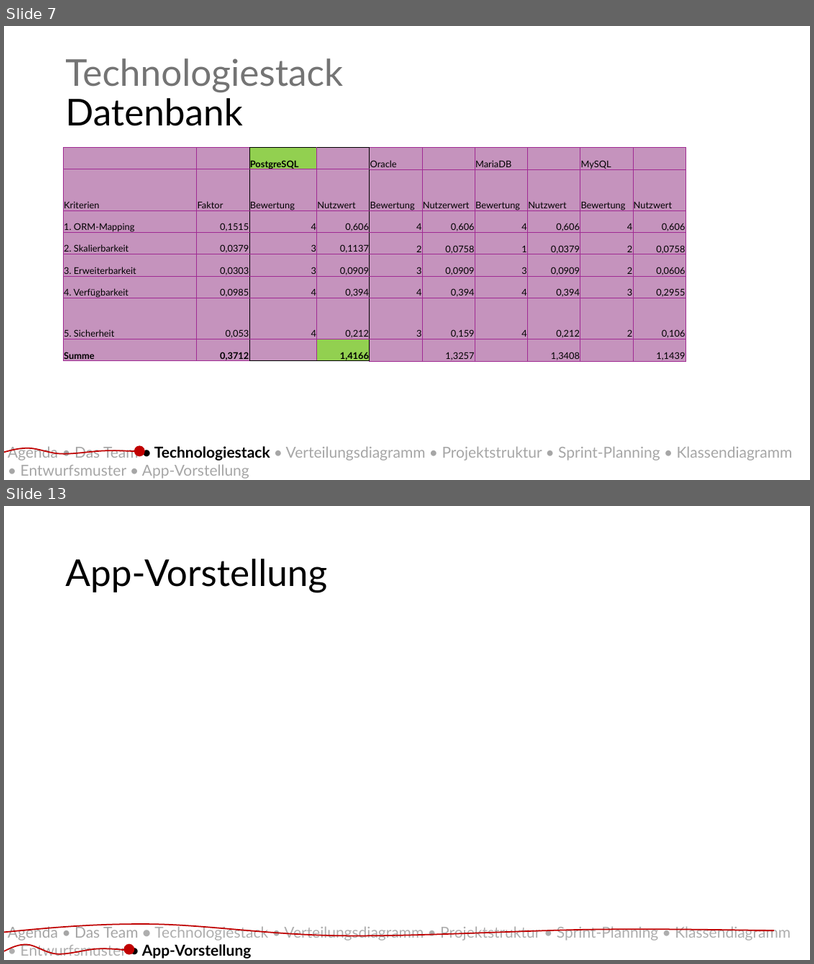
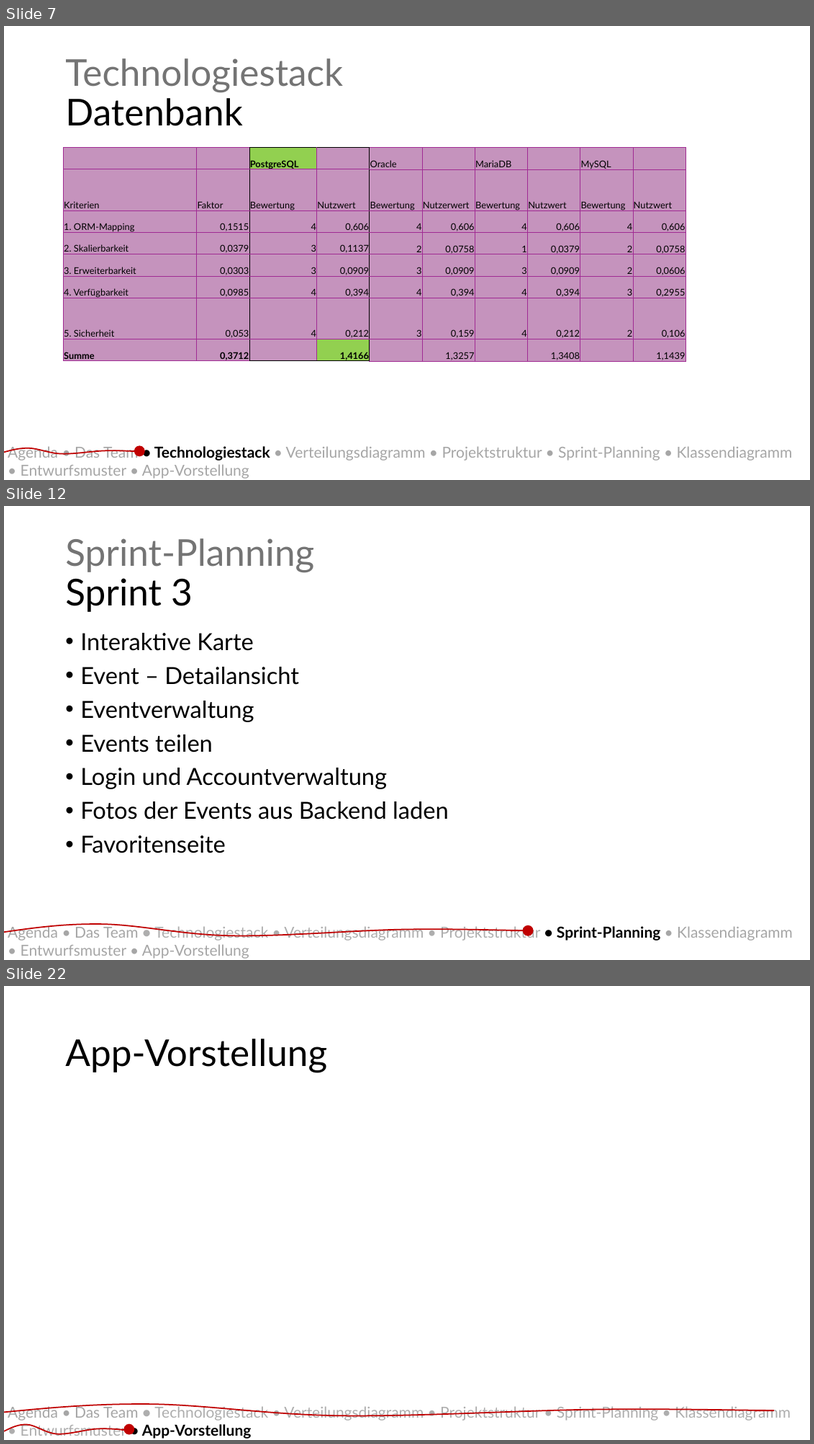
Before and after one commit to BenjaminBrxun/sonar, a slide deck: documentation/Präsentation_SWT2.pptm. Shown one above the other, each under a label of ours: slides 7 and 13 before the commit, slides 7, 12 and 22 after it; the slides between them are not shown. The pictures are 814x964 and 814x1444 pixels, drawn with LibreOffice and Linux fonts; fonts in the diff are those of the drawing. Boxes give left, top, right and bottom in pixels: in the first picture for what was removed or moved away, otherwise in the second. Text is boxed around its words. In the diff, an @@ line names an element or a change of style, - is before the commit and + after.

```diff
--- a/documentation/Präsentation_SWT2.pptm
+++ b/documentation/Präsentation_SWT2.pptm
@@ slide 12 added at [4,506,810,960], background #FFFFFF @@
@@ title added at [65,538,314,612], 44 pt, text #747474 @@
+Sprint-Planning
+Sprint 3
@@ text added at [80,633,449,853], 28 pt, text #000000 @@
+• Interaktive Karte
+• Event – Detailansicht
+• Eventverwaltung
+• Events teilen
+• Login und Accountverwaltung
+• Fotos der Events aus Backend laden
+• Favoritenseite
@@ freeform shape added at [4,924,524,936], outline #C00000 1.5 pt @@
@@ text added at [8,924,793,958], 18 pt, text #A6A6A6 @@
+Agenda • Das Team • Technologiestack • Verteilungsdiagramm • Projektstruktur • Sprint-Planning • Klassendiagramm
+• Entwurfsmuster • App-Vorstellung
@@ ellipse added at [524,926,533,936], fill #C00000, outline #C00000 1.5 pt @@
@@ what was slide 13 is now slide 22 @@
```
Also in this commit, not shown: 5 slides changed, 8 other slides added.
